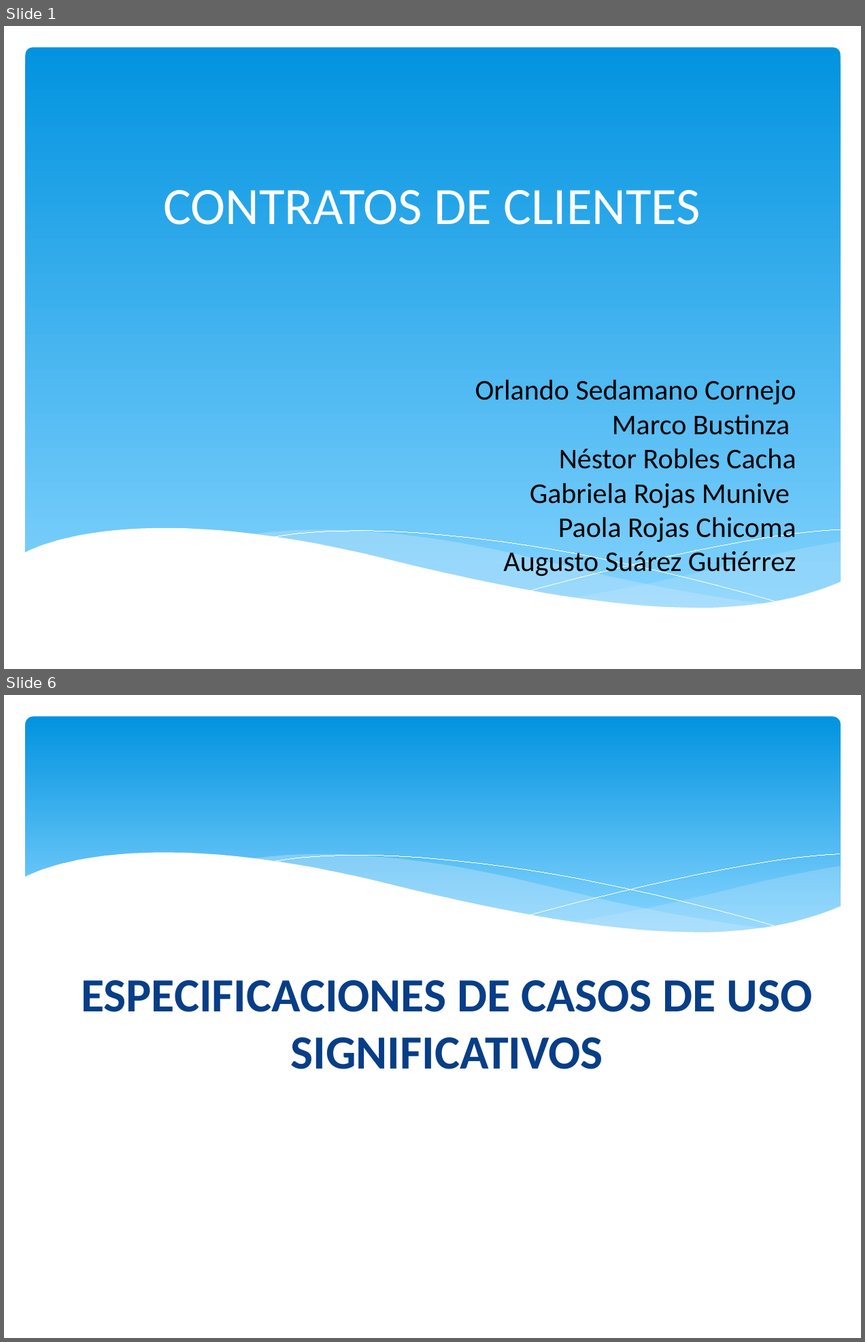
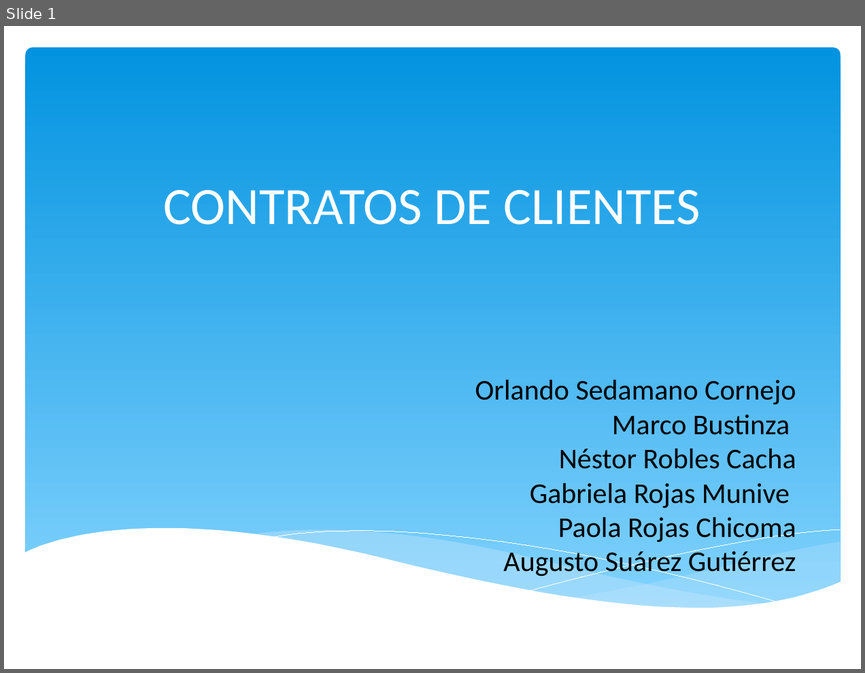
Before and after one commit to orlysemperfi/tp3-contratos-clientes, a slide deck: ITERACION 5/SUSBITERACION 4/PPT TP3 PRES04.pptx. Shown one above the other, each under a label of ours: slides 1 and 6 before the commit, slide 1 after it; the slides between them are not shown. The pictures are 865x1342 and 865x673 pixels, drawn with LibreOffice and Linux fonts; fonts in the diff are those of the drawing. Boxes give left, top, right and bottom in pixels: in the first picture for what was removed or moved away, otherwise in the second. Text is boxed around its words. In the diff, an @@ line names an element or a change of style, - is before the commit and + after.

```diff
--- a/ITERACION 5/SUSBITERACION 4/PPT TP3 PRES04.pptx
+++ b/ITERACION 5/SUSBITERACION 4/PPT TP3 PRES04.pptx
@@ slide 6 removed at (4,695,861,1338), background #FFFFFF @@
@@ rounded rectangle removed at (26,717,840,948) @@
@@ group removed at (24,853,841,977): 5 freeform shapes @@
@@ title removed at (81,980,812,1069) @@
-ESPECIFICACIONES DE CASOS DE USO SIGNIFICATIVOS
```
Also in this commit, not shown: 1 slide changed, 7 slides added, 21 other slides removed.
